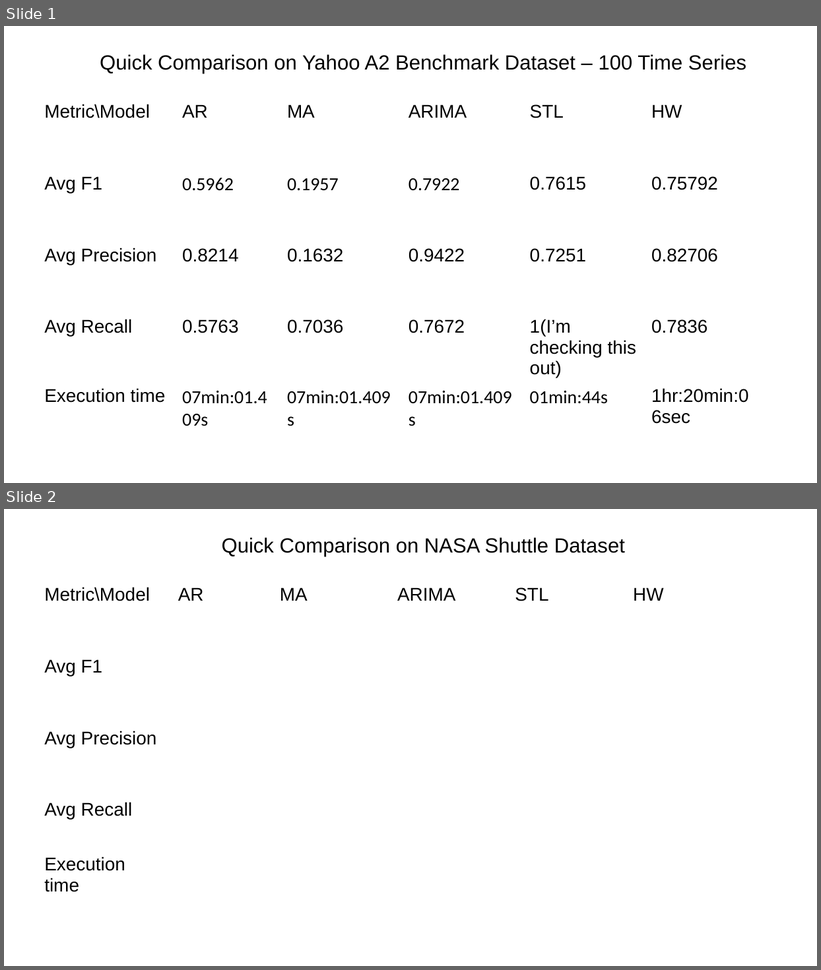
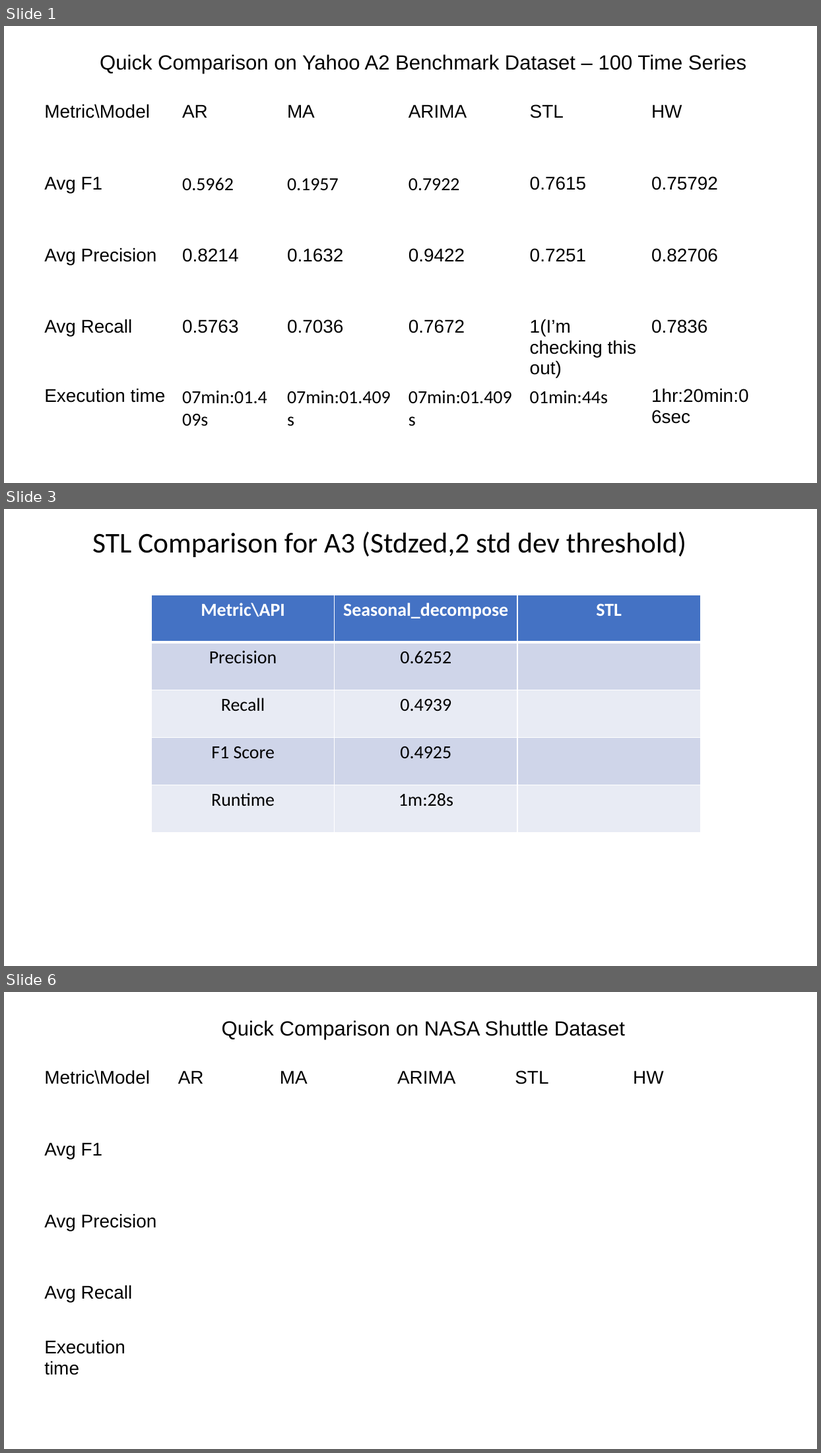
Before and after one commit to mehrotrasan16/time-series-anomaly-detection-methods, a slide deck: papers/ComparisonSlide11Oct.pptx. Shown one above the other, each under a label of ours: slides 1 and 2 before the commit, slides 1, 3 and 6 after it; the slides between them are not shown. The pictures are 821x970 and 821x1453 pixels, drawn with LibreOffice and Linux fonts; fonts in the diff are those of the drawing. Boxes give left, top, right and bottom in pixels: in the first picture for what was removed or moved away, otherwise in the second. Text is boxed around its words. In the diff, an @@ line names an element or a change of style, - is before the commit and + after.

Commit message:
updated comparison slides with STL comparison values

```diff
--- a/papers/ComparisonSlide11Oct.pptx
+++ b/papers/ComparisonSlide11Oct.pptx
@@ slide 3 added at [4, 509, 817, 966], background #FFFFFF @@
@@ text added at [92, 531, 686, 557], 28 pt, text #000000 @@
+STL Comparison for A3 (Stdzed,2 std dev threshold)
@@ table added at [152, 595, 700, 833], 5 rows, 3 columns @@
+Metric\API | Seasonal_decompose | STL
+Precision | 0.6252 | 
+Recall | 0.4939 | 
+F1 Score | 0.4925 | 
+Runtime | 1m:28s | 
@@ what was slide 2 is now slide 6 @@
```
Also in this commit, not shown: 3 other slides added, 1 other file.
